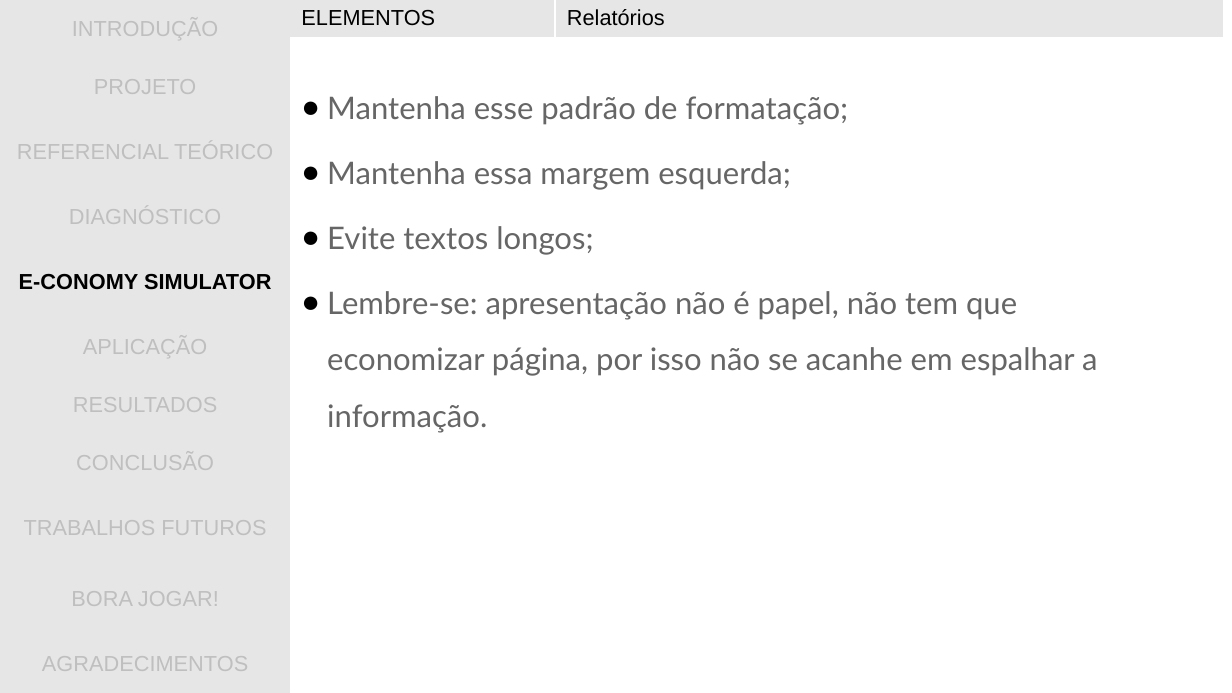
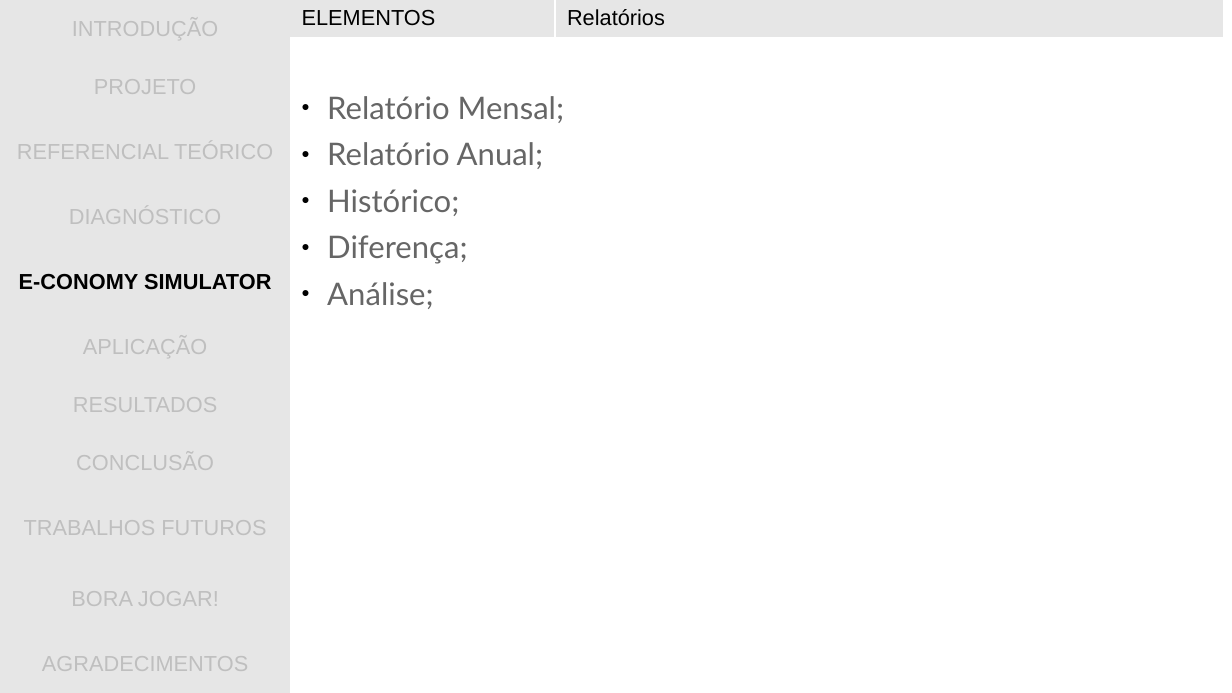
Before and after one commit to gwathsule/e-conomy-simulator, a slide deck: slide 26 of documentacao/apresentacao_tcc.ppt (slide 27 before the commit). Drawn at 1232x693 pixels with LibreOffice and Linux fonts; fonts in the diff are those of the drawing; background and template pictures are left out. Boxes give left, top, right and bottom in pixels: in the first picture for what was removed or moved away, otherwise in the second. Text is boxed around its words. In the diff, an @@ line names an element or a change of style, - is before the commit and + after.

```diff
--- a/documentacao/apresentacao_tcc.ppt
+++ b/documentacao/apresentacao_tcc.ppt
@@ text at box(327, 96, 564, 309): text changed @@
-● Mantenha esse padrão de formatação;
-● Mantenha essa margem esquerda;
-● Evite textos longos;
-● Lembre-se: apresentação não é papel, não tem que economizar página, por isso não se acanhe em espalhar a informação.
+● Relatório Mensal;
+● Relatório Anual;
+● Histórico;
+● Diferença;
+● Análise;
```
Also in this commit, not shown: 10 other slides changed, 1 slide removed.
